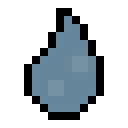
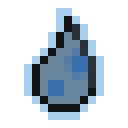
Before/after of a 128px x 128px layered artwork. What changed in the layer stack:
painted on "Shine2" over <box>64,48,96,88</box>
"Shine": opacity 9% → 67%, painted on it over <box>48,48,88,96</box>
removed layer "Penumbrite" (was 96%) over <box>32,16,96,112</box>
added layer "Inner border shadow" (75%) above "Inner border" over <box>72,24,96,88</box>
added layer "Inner border" above "Base color" over <box>32,16,96,112</box>
added layer "Base color" above "Outer border" over <box>32,16,96,112</box>
renamed "moltengold.png" to "Outer border", painted on it over <box>24,8,104,120</box>
